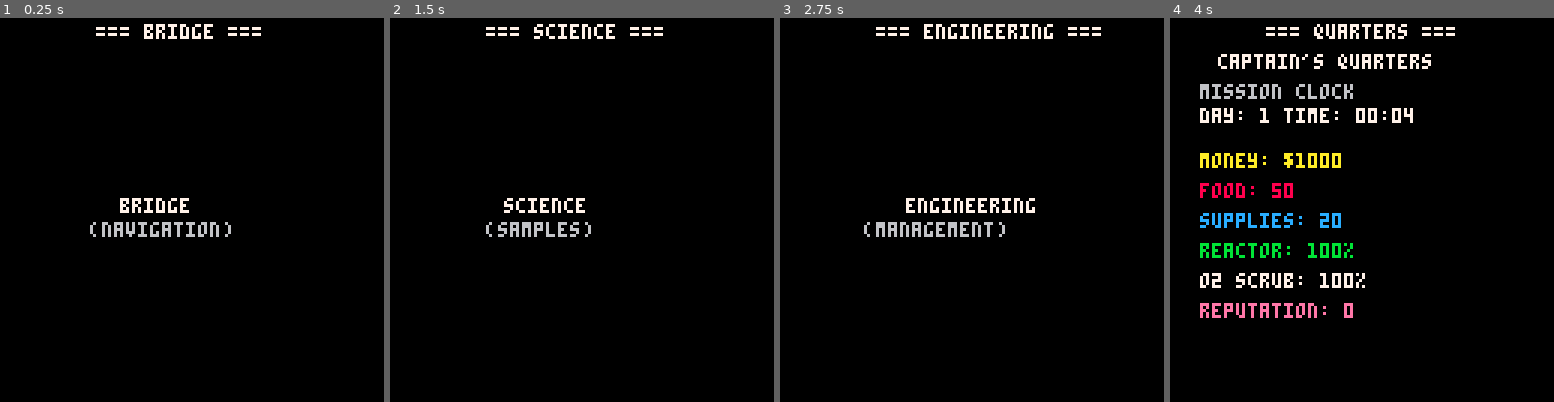
Above: before the commit, frames 1-4 (left to right).
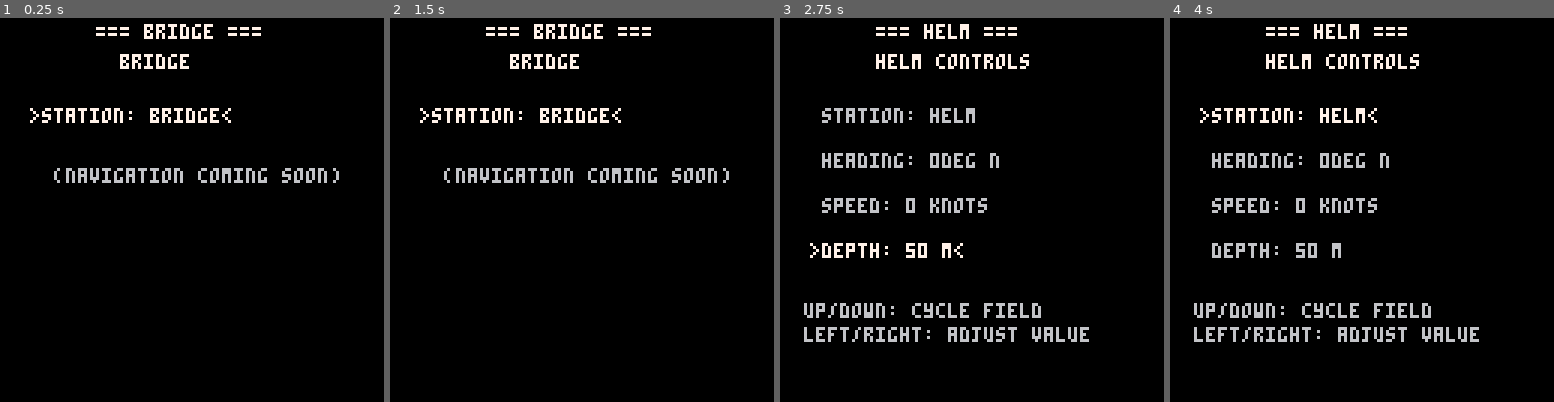
Above: after the commit, the same moments.

Repository: NickWest27/AquaNovaPico
Game: PICO-8 cartridge aquanova.p8
The game is run twice, just before and just after one commit, with the same random seed, the same clock (stepped at 60 frames per second) and the same inputs.
Inputs:
- Up to frame 1 (0.25 s): no input
- Up to frame 2 (1.5 s): tap X (X key) at 0.33, 1.07 s
- Up to frame 3 (2.75 s): hold Right 1.6-2.1 s; tap X (X key) at 1.85 s; hold Up 2.15-2.42 s; hold Right from 2.47 s (still down)
- Up to frame 4 (4 s): tap X (X key) at 2.97 s; release Right at 3.03 s; hold Left 3.08-3.58 s; hold Down 3.63-3.97 s

The runs differ from the first frame. In frame 1, 3.5% of the frame differs, in the area x 7-89%, y 9-58%; in frame 2, 3.6%; in frame 3, 7.3%; in frame 4, 9.6%, in the area x 6-81%, y 1-85%.

Commit message:
Implement unified field-based control scheme with swapped arrow directions
- Add field selection system: current_field tracks selected field on each station
- Refactor input handling: up/down cycles fields, left/right adjusts values
- Implement visual highlighting: selected fields show >label: value< in white
- Add universal STATION field to all stations (field #1)
- Helm station now has 4 fields: STATION, HEADING, SPEED, DEPTH
- Update all station draw functions to use draw_field() helper
- Swap arrow key functions: up/down for vertical navigation, left/right for horizontal adjustment
- Document complete control scheme in Todos.txt
- Reserve X/O buttons for future menu interactions

Controls are now consistent across all stations with intuitive up/down/left/right mapping.

Diff:
--- a/aquanova.p8
+++ b/aquanova.p8
@@ -41,49 +41,132 @@
   depth = 0 -- meters 0-1200
 }
 
+-- === field selection ===
+current_field = 1
+field_count = 1
+
 -- === initialization ===
 function _init()
   -- resources initialized above
+  update_field_count()
 end
 
 -- === update loop (30 times a second) ===
 function _update()
-  -- station switching (x button always works)
-  if btnp(5) then -- x button
+  handle_input()
+  update_time()
+end
+
+function handle_input()
+  -- field navigation (up/down)
+  if btnp(2) then -- up arrow
+    current_field -= 1
+    if current_field < 1 then
+      current_field = field_count
+    end
+  elseif btnp(3) then -- down arrow
+    current_field += 1
+    if current_field > field_count then
+      current_field = 1
+    end
+  end
+
+  -- field value adjustment (left/right)
+  if btnp(0) or btnp(1) then
+    if gamestate == "helm" then
+      handle_helm_fields()
+    elseif gamestate == "bridge" then
+      handle_bridge_fields()
+    elseif gamestate == "quarters" then
+      handle_quarters_fields()
+    elseif gamestate == "science" then
+      handle_science_fields()
+    elseif gamestate == "engineering" then
+      handle_engineering_fields()
+    end
+  end
+end
+
+function handle_helm_fields()
+  if current_field == 1 then -- station
+    cycle_station()
+  elseif current_field == 2 then -- heading
+    if btnp(1) then -- right
+      sub.heading += 15
+      if sub.heading >= 360 then sub.heading -= 360 end
+    else -- left
+      sub.heading -= 15
+      if sub.heading < 0 then sub.heading += 360 end
+    end
+  elseif current_field == 3 then -- speed
+    if btnp(1) then -- right
+      sub.speed += 10
+      if sub.speed > 160 then sub.speed = 160 end
+    else -- left
+      sub.speed -= 10
+      if sub.speed < 0 then sub.speed = 0 end
+    end
+  elseif current_field == 4 then -- depth
+    if btnp(1) then -- right
+      sub.depth += 50
+      if sub.depth > 1200 then sub.depth = 1200 end
+    else -- left
+      sub.depth -= 50
+      if sub.depth < 0 then sub.depth = 0 end
+    end
+  end
+end
+
+function handle_bridge_fields()
+  if current_field == 1 then -- station
+    cycle_station()
+  end
+end
+
+function handle_quarters_fields()
+  if current_field == 1 then -- station
+    cycle_station()
+  end
+end
+
+function handle_science_fields()
+  if current_field == 1 then -- station
+    cycle_station()
+  end
+end
+
+function handle_engineering_fields()
+  if current_field == 1 then -- station
+    cycle_station()
+  end
+end
+
+function cycle_station()
+  if btnp(0) then -- left
+    station_index -= 1
+    if station_index < 1 then
+      station_index = #stations
+    end
+  else -- right
     station_index += 1
     if station_index > #stations then
       station_index = 1
     end
-    gamestate = stations[station_index]
-  end
-
-  -- helm controls (only when on helm station)
+  end
+  gamestate = stations[station_index]
+  current_field = 1
+  update_field_count()
+end
+
+function update_field_count()
   if gamestate == "helm" then
-    if btnp(0) then -- left arrow
-      sub.heading -= 15
-      if sub.heading < 0 then
-        sub.heading += 360
-      end
-    elseif btnp(1) then -- right arrow
-      sub.heading += 15
-      if sub.heading >= 360 then
-        sub.heading -= 360
-      end
-    end
-
-    if btnp(2) then -- up arrow
-      sub.speed += 10
-      if sub.speed > 160 then
-        sub.speed = 160
-      end
-    elseif btnp(3) then -- down arrow
-      sub.speed -= 10
-      if sub.speed < 0 then
-        sub.speed = 0
-      end
-    end
-  end
-
+    field_count = 4
+  else
+    field_count = 1
+  end
+end
+
+function update_time()
   -- time progression
   game_time += 1
 
@@ -132,53 +215,83 @@
 
 -- === station screens ===
 function draw_bridge()
-  print("bridge", 40, 60, 7)
-  print("(navigation)", 30, 68, 6)
+  print("bridge", 40, 12, 7)
+
+  local y = 30
+  draw_field(1, "station", gamestate, 10, y)
+
+  y += 20
+  print("(navigation coming soon)", 18, y, 6)
 end
 
 function draw_helm()
   print("helm controls", 32, 12, 7)
 
-  -- display heading
-  local y = 35
-  print("heading:", 10, y, 6)
-  print(sub.heading .. " deg", 70, y, 7)
-
-  -- heading indicator (simple compass)
-  y += 15
+  local y = 30
+
+  -- field 1: station
+  draw_field(1, "station", gamestate, 10, y)
+  y += 15
+
+  -- field 2: heading
   local compass = {"n", "ne", "e", "se", "s", "sw", "w", "nw"}
   local dir_idx = flr((sub.heading + 22.5) / 45) % 8 + 1
-  print("direction: " .. compass[dir_idx], 10, y, 12)
-
-  -- display speed
+  draw_field(2, "heading", sub.heading .. "deg " .. compass[dir_idx], 10, y)
+  y += 15
+
+  -- field 3: speed
+  draw_field(3, "speed", sub.speed .. " knots", 10, y)
+  y += 15
+
+  -- field 4: depth
+  draw_field(4, "depth", sub.depth .. " m", 10, y)
   y += 20
-  print("speed:", 10, y, 6)
-  print(sub.speed .. " knots", 70, y, 7)
-
-  -- display depth
-  y += 15
-  print("depth:", 10, y, 6)
-  print(sub.depth .. " m", 70, y, 7)
 
   -- controls help
-  y += 25
-  print("arrows: turn/speed", 20, y, 6)
-  print("left/right: heading", 20, y+8, 6)
-  print("up/down: speed", 20, y+16, 6)
+  print("up/down: cycle field", 8, y, 6)
+  print("left/right: adjust value", 8, y+8, 6)
+end
+
+function draw_field(field_num, label, value, x, y)
+  local color = 6 -- gray when not selected
+  local prefix = " "
+  local suffix = " "
+
+  if current_field == field_num then
+    color = 7 -- white when selected
+    prefix = ">"
+    suffix = "<"
+  end
+
+  print(prefix .. label .. ": " .. value .. suffix, x, y, color)
 end
 
 function draw_science()
-  print("science", 38, 60, 7)
-  print("(samples)", 32, 68, 6)
+  print("science", 42, 12, 7)
+
+  local y = 30
+  draw_field(1, "station", gamestate, 10, y)
+
+  y += 20
+  print("(sample analysis soon)", 16, y, 6)
 end
 
 function draw_engineering()
-  print("engineering", 42, 60, 7)
-  print("(management)", 28, 68, 6)
+  print("engineering", 34, 12, 7)
+
+  local y = 30
+  draw_field(1, "station", gamestate, 10, y)
+
+  y += 20
+  print("(power management soon)", 12, y, 6)
 end
 
 function draw_quarters()
   print("captain's quarters", 16, 12, 7)
+
+  local y = 25
+  draw_field(1, "station", gamestate, 10, y)
+  y += 15
 
   -- display mission clock (day and time)
   local hour_str = current_hour
@@ -189,21 +302,22 @@
   if current_minute < 10 then
     min_str = "0" .. current_minute
   end
-  print("mission clock", 10, 22, 6)
-  print("day: " .. current_day .. " time: " .. hour_str .. ":" .. min_str, 10, 30, 7)
+  print("mission clock", 10, y, 6)
+  y += 8
+  print("day: " .. current_day .. " " .. hour_str .. ":" .. min_str, 10, y, 7)
+  y += 15
 
   -- display resources
-  local y = 45
   print("money: $" .. resources.money, 10, y, 10)
-  y += 10
+  y += 8
   print("food: " .. resources.food, 10, y, 8)
-  y += 10
+  y += 8
   print("supplies: " .. resources.supplies, 10, y, 12)
-  y += 10
+  y += 8
   print("reactor: " .. resources.reactor .. "%", 10, y, 11)
-  y += 10
+  y += 8
   print("o2 scrub: " .. resources.o2_scrubbers .. "%", 10, y, 7)
-  y += 10
+  y += 8
   print("reputation: " .. resources.reputation, 10, y, 14)
 
   -- game over warning
Not shown, changed: Todos.txt
